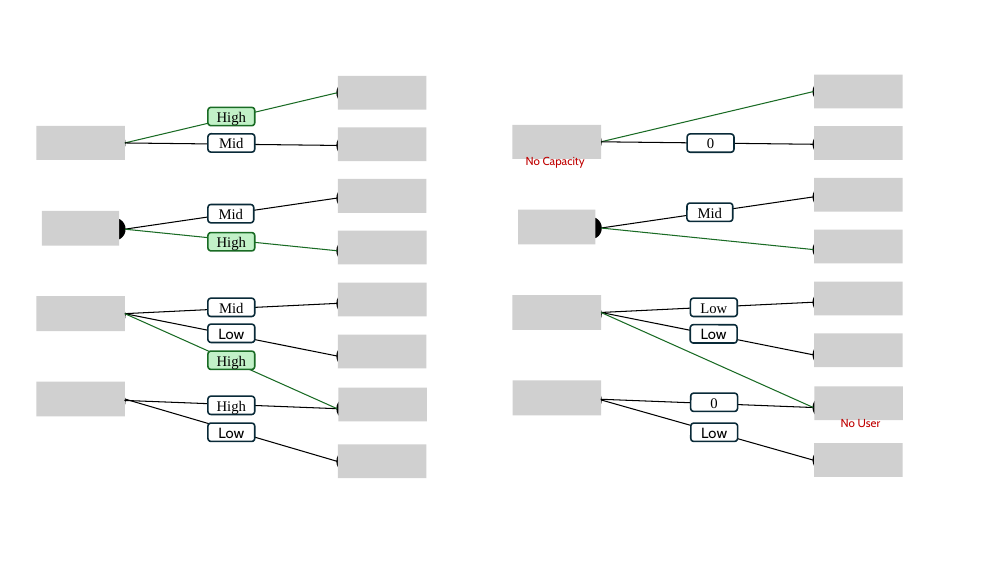
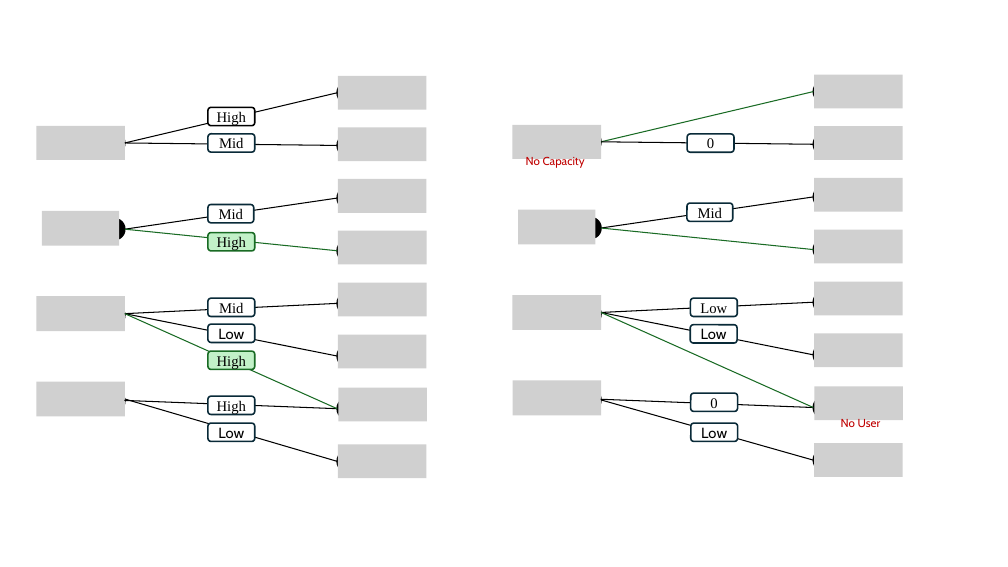
Before and after one commit to jacky9111/jacky_code, a slide deck: slide 195 of jacky_code/論文/進度報告.pptx. Drawn at 1008x567 pixels with LibreOffice and Linux fonts; fonts in the diff are those of the drawing; grey boxes stand for pictures; background and template pictures are left out. Boxes give left, top, right and bottom in pixels: in the first picture for what was removed or moved away, otherwise in the second. Text is boxed around its words. In the diff, an @@ line names an element or a change of style, - is before the commit and + after.

```diff
--- a/jacky_code/論文/進度報告.pptx
+++ b/jacky_code/論文/進度報告.pptx
@@ line (125, 143) - (337, 93): stroke #196B24 1 pt to #000000 1 pt @@
@@ rounded rectangle "High" at (208,107,255,126): fill #C2F1C8 to #FFFFFF; outline #196B24 1.5 pt to #000000 1.5 pt @@
```
Also in this commit, not shown: 2 other slides changed, 8 slides added, 48 other files.
